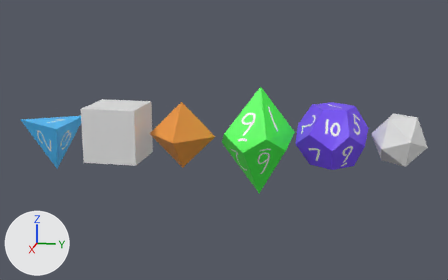
A saved change to the Blender file models/dice.blend.
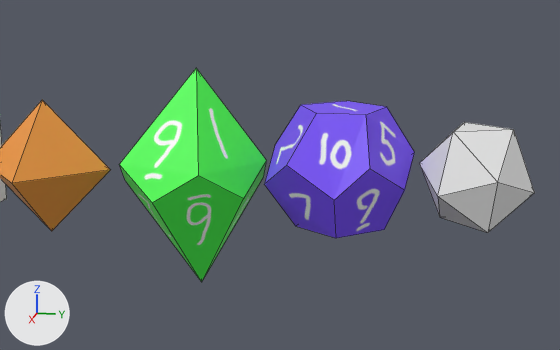
Each version is shown whole from a 50 mm lens placed at (8.61, 2.35, 2.11), pointed at (-0.02, 0.62, -0.05), then close up from a 50 mm lens placed at (5.16, 2.79, 1.31), pointed at (-0.12, 1.73, -0.01). The lights are fixed; the arrows at lower left show +X, +Y and +Z. The close-ups show mesh edges as thin lines.

Objects in the first close-up: 'd10', 'd12', 'd20', 'd8'.
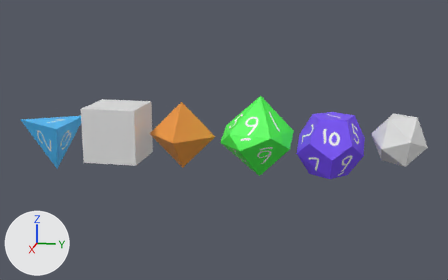
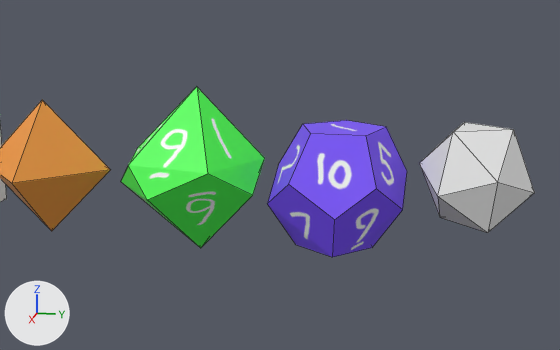
The change, as a diff of the scene's bpy script:
```diff
--- a/models/dice.blend.py
+++ b/models/dice.blend.py
@@ me_cube_006 @@
 # used by ob_d12; location = (-0.078, 2.171, 0.079)
-me_cube_006.from_pydata(...)  # 20 vertices, 12 faces; spans x -0.5..0.5, y -0.5..0.5, z -0.415..0.415
+me_cube_006.from_pydata(...)  # 20 vertices, 12 faces; spans x -0.505..0.471, y -0.483..0.453, z -0.415..0.415
+# me_cube_006 part 1: 18 of 20 vertices moved; they spanned x -0.5..0.5, y -0.5..0.5, z -0.415..0.415 and now span x -0.505..0.471, y -0.483..0.453, z -0.415..0.415; mean shift (-0.006, -0.009, 0.0); largest move (0.066, 0.32, -0.415) -> (0.063, 0.239, -0.415)
 me_cube_006.materials.append(mat_d12texture)
@@ me_cube_005 @@
 me_cube_005.from_pydata(...)  # 12 vertices, 10 faces; spans x -0.53..0.54, y -0.57..0.5, z -0.86..0.74
 # used by ob_d10; location = (-0.085, 1.142, 0.002)
-me_cube_005.vertices[0].co = (0.0, 0.0, -0.86)  # pixel (201, 282)
-me_cube_005.vertices[1].co = (-0.53, -0.16, -0.1)
-me_cube_005.vertices[2].co = (-0.31, 0.41, -0.1)  # pixel (263, 176)
-me_cube_005.vertices[3].co = (-0.52, 0.16, 0.1)
-me_cube_005.vertices[4].co = (0.31, 0.41, -0.1)  # pixel (243, 198)
-me_cube_005.vertices[5].co = (0.0, -0.57, -0.1)  # pixel (125, 180)
-me_cube_005.vertices[6].co = (0.0, 0.5, 0.1)  # pixel (266, 160)
-me_cube_005.vertices[7].co = (0.0, 0.0, 0.74)  # pixel (196, 67)
-me_cube_005.vertices[8].co = (0.54, -0.16, -0.1)  # pixel (152, 202)
-me_cube_005.vertices[9].co = (0.52, 0.16, 0.1)  # pixel (198, 175)
-me_cube_005.vertices[10].co = (0.32, -0.47, 0.1)  # pixel (119, 164)
-me_cube_005.vertices[11].co = (-0.31, -0.44, 0.1)
+# me_cube_005 part 2
+me_cube_005.vertices[0].co = (0.0, 0.0, -0.6)  # pixel (200, 248)
+me_cube_005.vertices[1].co = (-0.49, -0.29, -0.1)
+me_cube_005.vertices[2].co = (-0.29, 0.37, -0.1)
+me_cube_005.vertices[3].co = (-0.51, 0.09, 0.1)
+me_cube_005.vertices[4].co = (0.26, 0.46, -0.1)  # pixel (252, 195)
+me_cube_005.vertices[5].co = (0.08, -0.57, -0.1)  # pixel (120, 181)
+me_cube_005.vertices[6].co = (-0.02, 0.48, 0.1)  # pixel (264, 158)
+me_cube_005.vertices[7].co = (0.0, 0.0, 0.6)  # pixel (196, 86)
+me_cube_005.vertices[8].co = (0.51, -0.2, -0.1)  # pixel (147, 199)
+me_cube_005.vertices[9].co = (0.51, 0.22, 0.1)  # pixel (207, 173)
+me_cube_005.vertices[10].co = (0.38, -0.38, 0.1)  # pixel (128, 165)
+me_cube_005.vertices[11].co = (-0.21, -0.54, 0.1)  # pixel (138, 147)
 me_cube_005.materials.append(mat_d10texture)
@@ ob_d12 @@
 ob_d12 = bpy.data.objects.new('d12', me_cube_006)
-ob_d12.location = (-0.078, 2.171, 0.079)
+ob_d12.location = (-0.094, 2.171, -0.063)
@@ ob_d10 @@
 ob_d10 = bpy.data.objects.new('d10', me_cube_005)
-ob_d10.location = (-0.085, 1.142, 0.002)
+ob_d10.location = (-0.085, 1.142, 0.014)
```

What differs and where, as boxes [x1, y1, x2, y2] in the close-ups (560 x 350 px):
'd12', reshaped, moved (7% narrower)
    before: [264, 101, 415, 238]
    after: [267, 120, 407, 257]
'd10', reshaped, moved (25% shorter)
    before: [119, 68, 267, 282]
    after: [121, 87, 265, 248]
